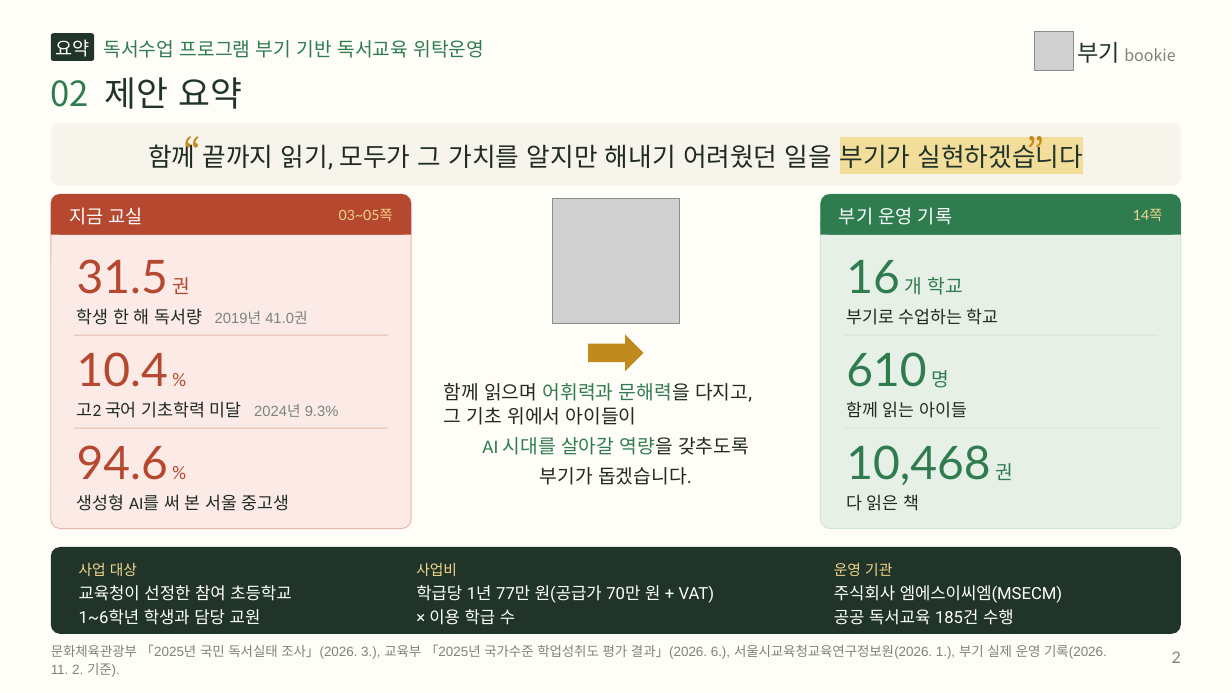
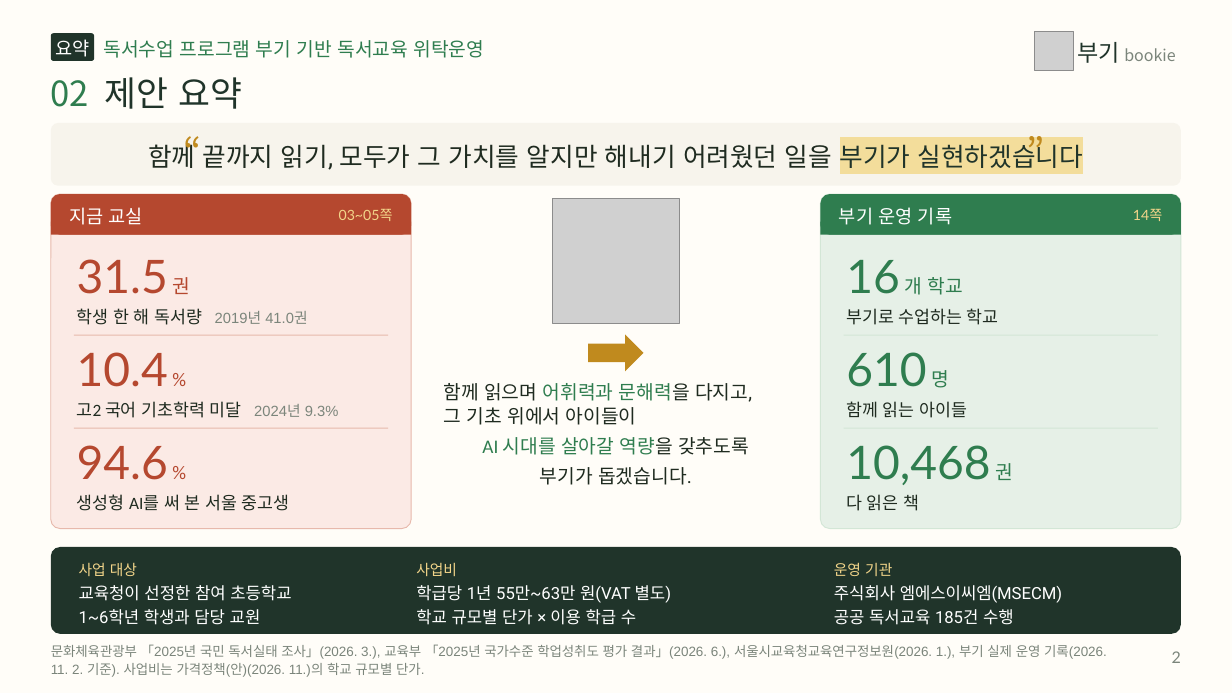
Before and after one commit to legoschool/bookie-test, a slide deck: slide 2 of promo/dl/proposal/bookie-proposal-short-20p.pptx. Drawn at 1232x693 pixels with LibreOffice and Linux fonts; fonts in the diff are those of the drawing; grey boxes stand for pictures. Boxes give left, top, right and bottom in pixels: in the first picture for what was removed or moved away, otherwise in the second. Text is boxed around its words. In the diff, an @@ line names an element or a change of style, - is before the commit and + after.

```diff
--- a/promo/dl/proposal/bookie-proposal-short-20p.pptx
+++ b/promo/dl/proposal/bookie-proposal-short-20p.pptx
@@ text at (416,585,671,625): text changed @@
-학급당 1년 77만 원(공급가 70만 원 + VAT)
-× 이용 학급 수
+학급당 1년 55만~63만 원(VAT 별도)
+학교 규모별 단가 × 이용 학급 수
@@ text at (51,644,1107,677): text changed @@
-문화체육관광부 「2025년 국민 독서실태 조사」(2026. 3.), 교육부 「2025년 국가수준 학업성취도 평가 결과」(2026. 6.), 서울시교육청교육연구정보원(2026. 1.), 부기 실제 운영 기록(2026. 11. 2. 기준).
+문화체육관광부 「2025년 국민 독서실태 조사」(2026. 3.), 교육부 「2025년 국가수준 학업성취도 평가 결과」(2026. 6.), 서울시교육청교육연구정보원(2026. 1.), 부기 실제 운영 기록(2026. 11. 2. 기준). 사업비는 가격정책(안)(2026. 11.)의 학교 규모별 단가.
```
Also in this commit, not shown: 9 other slides changed, 42 other files.
